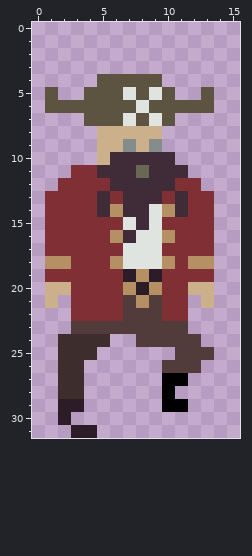
Pixel-art sprite, stored at img/pirate/walk8.png. Above: the version before the commit.
The file is 16x32 pixels.
Now the later version:
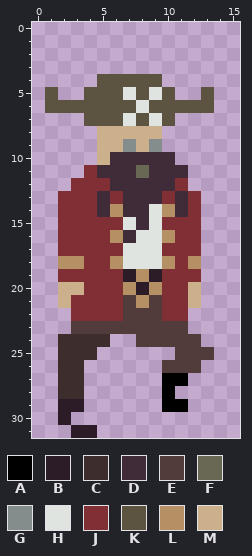
Palette (. is transparent): A #000000  B #2c1c28  C #3e2d2d  D #402c38  E #523b3b  F #686854  G #848c8c  H #e0e4e0  J #803034  K #5c5440  L #b49064  M #ccb08c
Difference:
@@ x 0..15 @@
 10 .....MDDDDD.....
-11 ...JJDDDFDDD....
-12 ..JJJJDDDDDJJ...
-13 .JJJJDJDDDJDJJ..
-14 .JJJJDLDDHLDJJ..
-15 .JJJJJJHDHJJJJ..
-16 .JJJJJLDHHLJJJ..
-17 .JJJJJJHHHJJJJ..
-18 .LLJJJLHHHLJLL..
-19 .JJJJJJBLBJJJJ..
-20 .MMJJJJLBLJJMM..
-21 .M.JJJJELEJJ.M..
+11 ....JDDDFDDD....
+12 ...JJJDDDDDJ....
+13 ..JJJDJDDDJDJ...
+14 ..JJJDLDDHLDJ...
+15 ..JJJJJHDHJJJ...
+16 ..JJJJLDHHLJJ...
+17 ..JJJJJHHHJJJ...
+18 ..LLJJLHHHLJL...
+19 ..JJJJJBLBJJJ...
+20 ..MMJJJLBLJJM...
+21 ..MJJJJELEJJM...
 22 ...JJJJEEEJJ....
